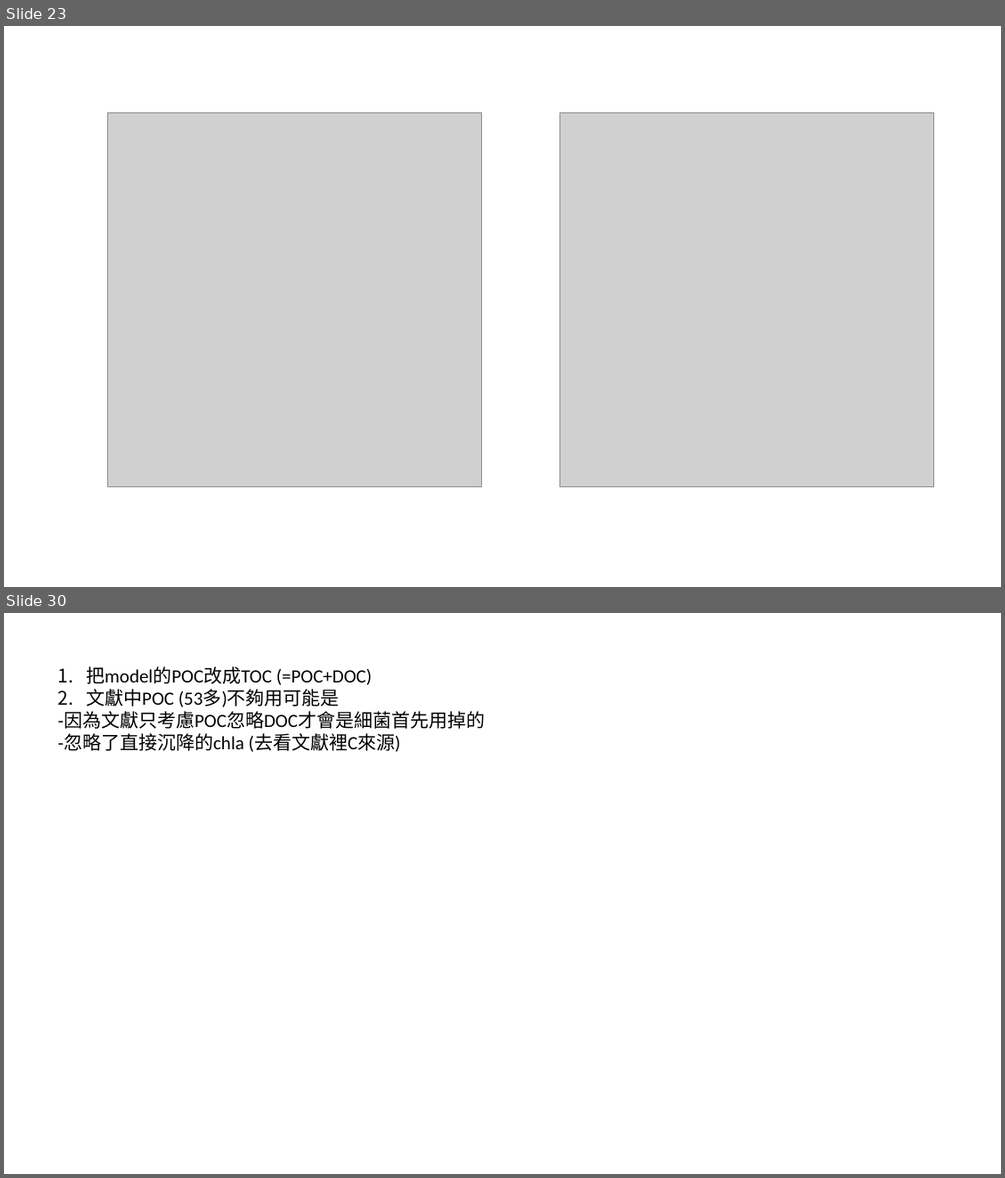
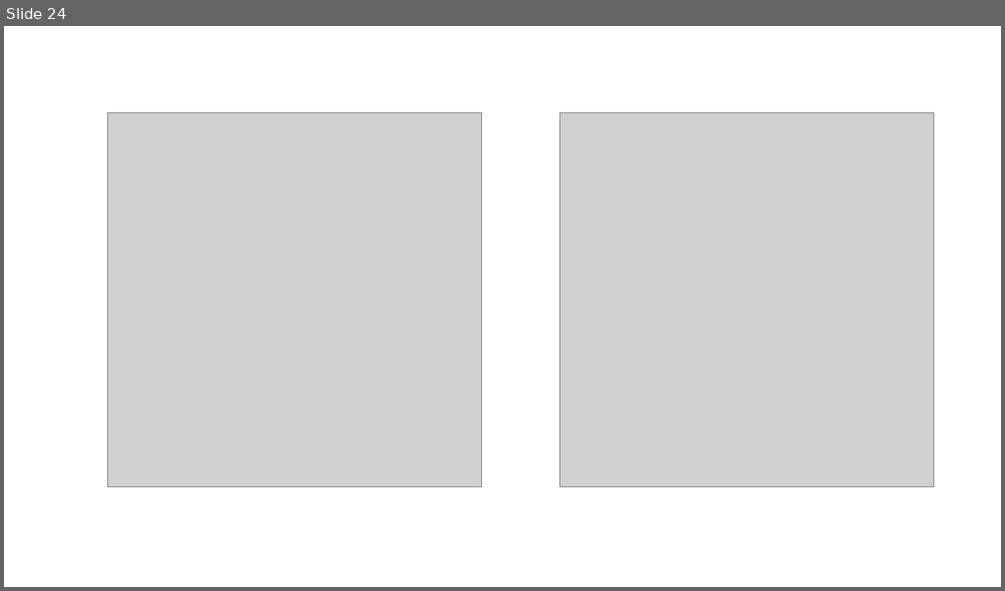
Before and after one commit to chueh1115/GPSC_data, a slide deck: context/thesis_fig.pptx. Shown one above the other, each under a label of ours: slides 23 and 30 before the commit, slide 24 after it; the slides between them are not shown. The pictures are 1005x1178 and 1005x591 pixels, drawn with LibreOffice and Linux fonts; fonts in the diff are those of the drawing; grey boxes stand for pictures. Boxes give left, top, right and bottom in pixels: in the first picture for what was removed or moved away, otherwise in the second. Text is boxed around its words. In the diff, an @@ line names an element or a change of style, - is before the commit and + after.

```diff
--- a/context/thesis_fig.pptx
+++ b/context/thesis_fig.pptx
@@ slide 30 removed at (4,613,1001,1174), background #FFFFFF @@
@@ text removed at (58,666,485,752) @@
-1. 把model的POC改成TOC (=POC+DOC)
-2. 文獻中POC (53多)不夠用可能是
--因為文獻只考慮POC忽略DOC才會是細菌首先用掉的
--忽略了直接沉降的chla (去看文獻裡C來源)
@@ what was slide 23 is now slide 24 @@
```
Also in this commit, not shown: 4 slides changed, 10 slides added, 9 other slides removed, 26 other files.
